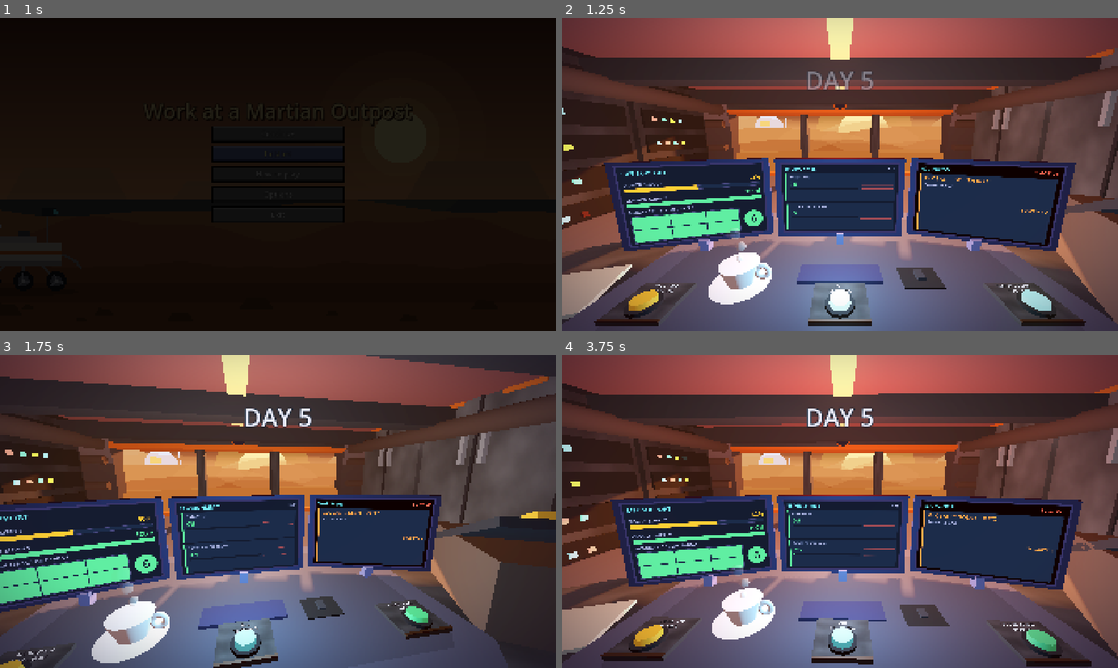
Above: before the commit, frames 1-4 (two rows, left to right).
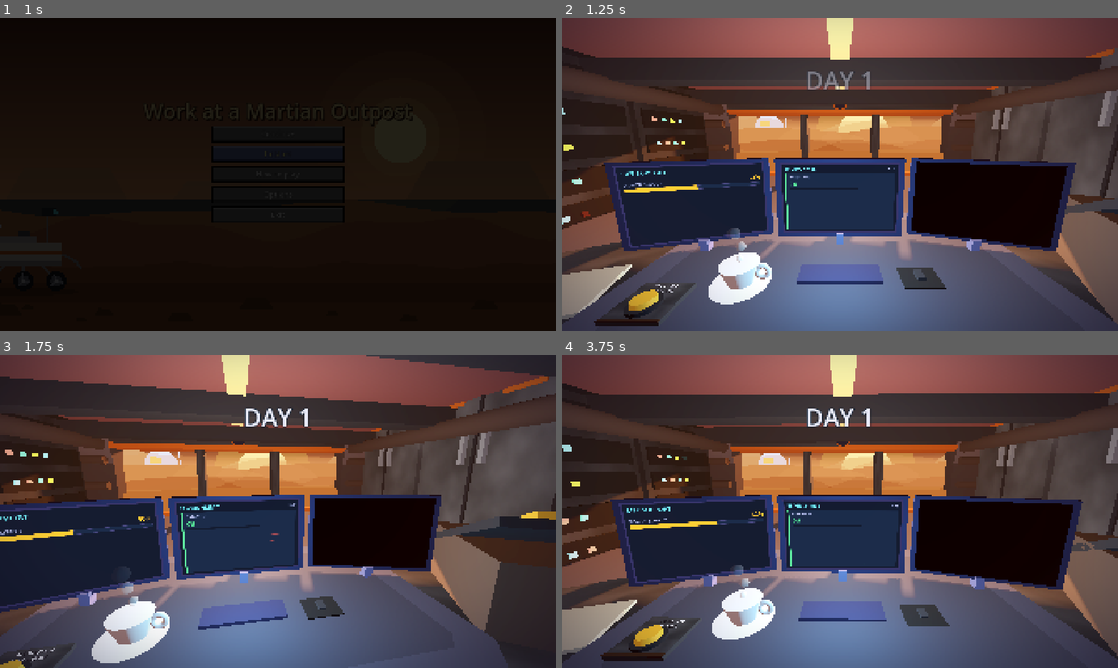
Above: after the commit, the same moments.

Repository: PolarLordStar/junior-astruonaut-mission-trainer
Game: Godot game, scene res://main_menu.tscn
The game is run twice, just before and just after one commit, with the same random seed, the same clock (stepped at 60 frames per second) and the same inputs. Sound files missing from this copy of the repository are replaced by a short silence.
Inputs (mouse positions are in pixels of both pictures, inside the frame that each line leads up to):
- Up to frame 1 (1 s): click "Restart" at 0.5 s
- Up to frame 2 (1.25 s): no input
- Up to frame 3 (1.75 s): move the mouse to (400, 495) at 1.27 s; click (400, 495) at 1.42 s
- Up to frame 4 (3.75 s): move the mouse to (728, 527) at 2.02 s; click (728, 527) at 2.17 s; move the mouse to (895, 442) at 2.77 s; click (895, 442) at 2.92 s; move the mouse to (812, 574) at 3.52 s; click (812, 574) at 3.67 s

Frame 1 is identical in both runs. In frame 2, 14% of the frame differs, in the area x 11-95%, y 0-99%; in frame 3, 9.2%; in frame 4, 21%, in the area x 10-100%, y 0-100%.

Commit message:
just acept this

Diff:
--- a/main/game/game.gd
+++ b/main/game/game.gd
@@ -11,7 +11,7 @@
 @onready var storm_system: StormSystem = $ControlRoom/StormSystem
 @onready var _room = $ControlRoom
 
-var day_number: int = 4
+var day_number: int = save_script.load_day()
 var date
 
 func setup() -> void:
